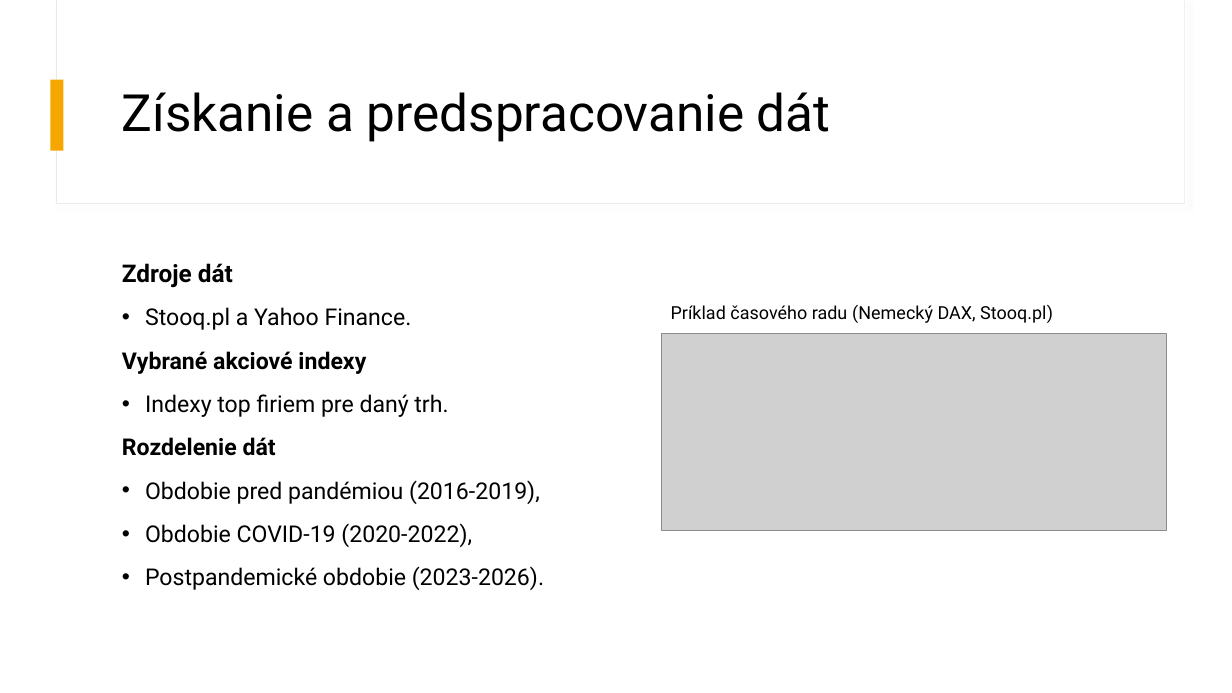
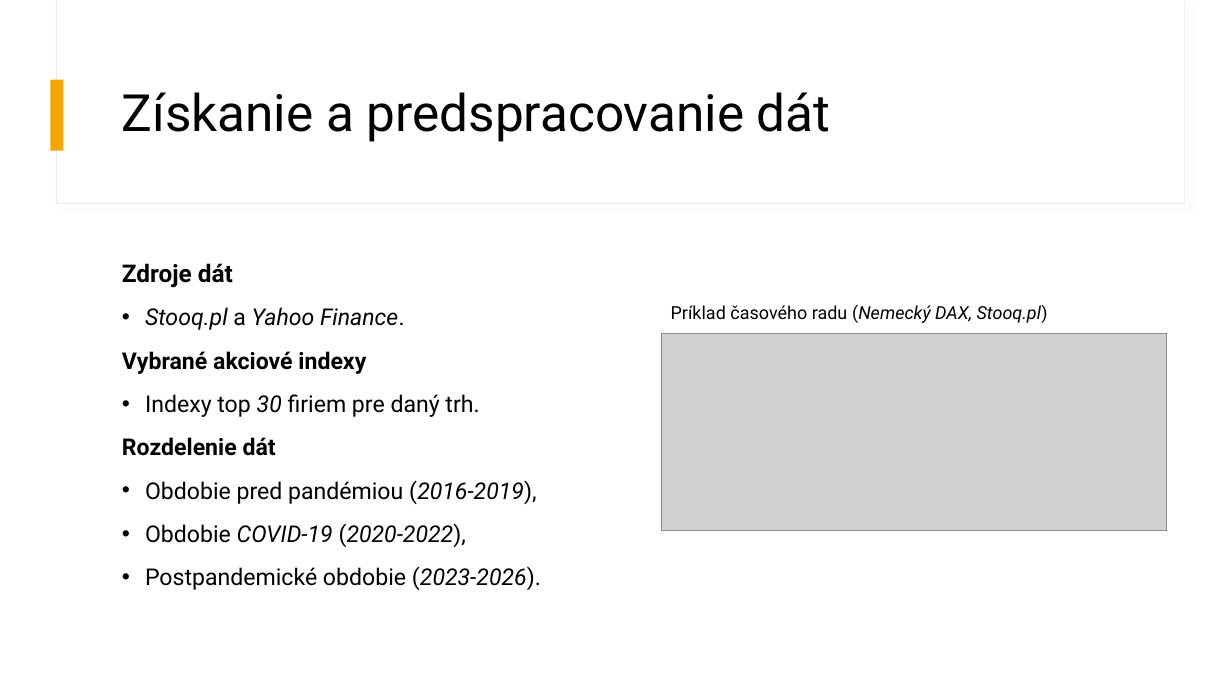
Before and after one commit to MatejLuzak/Identification-of-Patterns-of-Stock-Market-Volatility-in-the-USA-China-and-Europe-Using-AI-Methods, a slide deck: slide 6 of Identifikácia vzorov v časových radoch pre komparáciu volatility.pptx. Drawn at 1232x693 pixels with LibreOffice and Linux fonts; fonts in the diff are those of the drawing; grey boxes stand for pictures. Boxes give left, top, right and bottom in pixels: in the first picture for what was removed or moved away, otherwise in the second. Text is boxed around its words. In the diff, an @@ line names an element or a change of style, - is before the commit and + after.

```diff
--- a/Identifikácia vzorov v časových radoch pre komparáciu volatility.pptx
+++ b/Identifikácia vzorov v časových radoch pre komparáciu volatility.pptx
@@ text "Príklad časového radu (Nemecký DAX, ..." at [671,305,1048,323]: italic on in "(Nemecký DAX, Stooq.pl)" @@
@@ text at [145,307,541,590]: italic on in "Stooq.pl Yahoo Finance.", "(2016-2019),", "COVID-19 (2020-2022),", "(2023-2026)." @@
@@ text at [145,394,479,417]: text changed @@
-• Indexy top firiem pre daný trh.
+• Indexy top 30 firiem pre daný trh.
```
Also in this commit, not shown: 5 other slides changed, 1 slide added, 1 slide removed.
